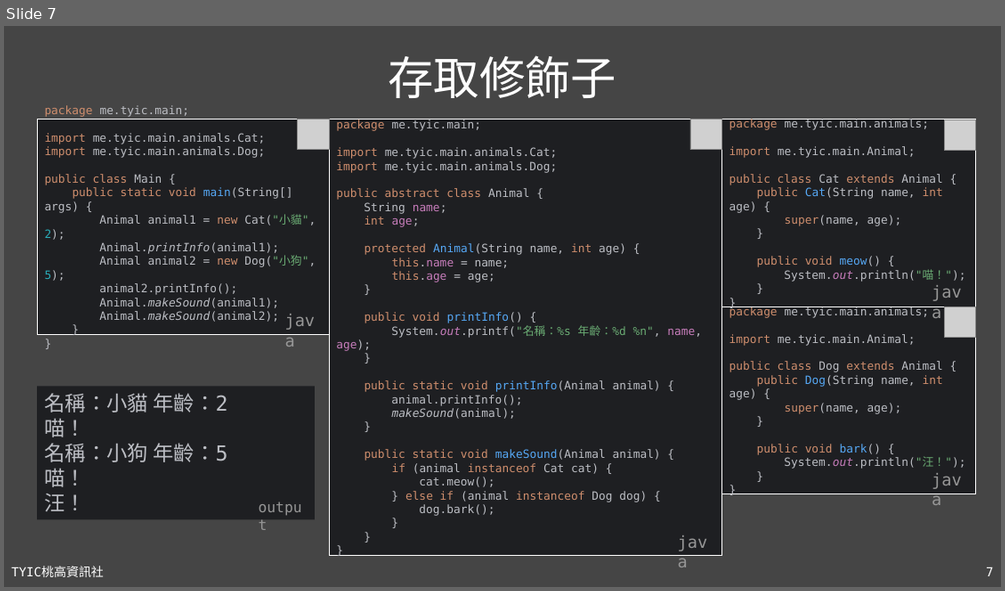
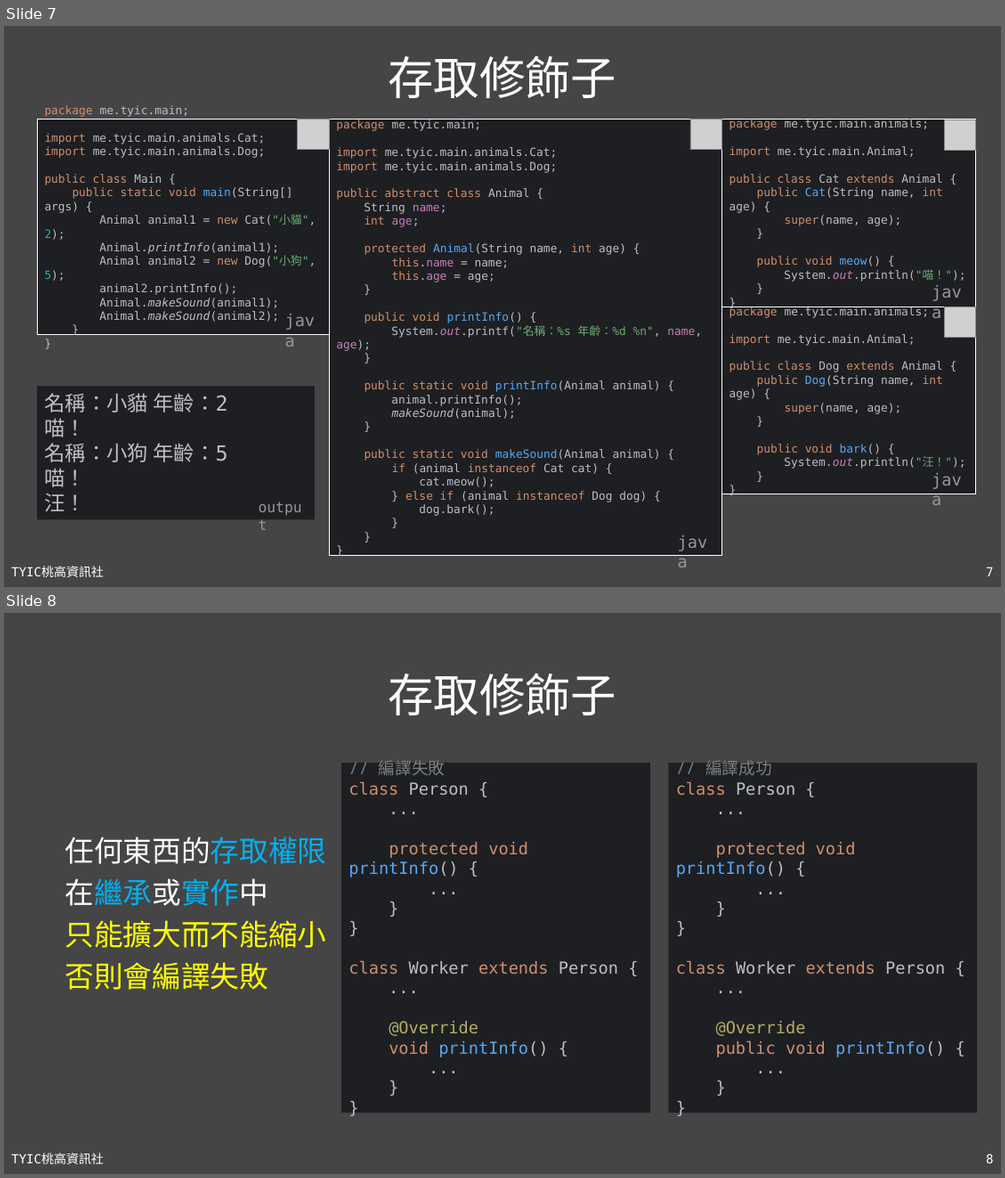
Before and after one commit to TYSHIC/slides, a slide deck: powerpoint/09_套件與存取修飾子.pptx. Shown one above the other, each under a label of ours: slide 7 before the commit, slides 7 and 8 after it. The pictures are 1005x591 and 1005x1178 pixels, drawn with LibreOffice and Linux fonts; fonts in the diff are those of the drawing; grey boxes stand for pictures. Boxes give left, top, right and bottom in pixels: in the first picture for what was removed or moved away, otherwise in the second. Text is boxed around its words. In the diff, an @@ line names an element or a change of style, - is before the commit and + after.

```diff
--- a/powerpoint/09_套件與存取修飾子.pptx
+++ b/powerpoint/09_套件與存取修飾子.pptx
@@ slide 8 added at box(4, 613, 1001, 1174), background #454545; not listed: 2 template elements that a slide beside it also shows @@
@@ title added at box(388, 673, 617, 715), 44 pt, text #FFFFFF @@
+存取修飾子
@@ rectangle added at box(341, 763, 650, 1112), fill #1E1F22, 16 pt, text #BCBEC4 @@
+// 編譯失敗
+class Person {
+...
+protected void printInfo() {
+...
+}
+}
+class Worker extends Person {
+...
+@Override
+void printInfo() {
+...
+}
+}
@@ rectangle added at box(669, 763, 978, 1112), fill #1E1F22, 16 pt, text #BCBEC4 @@
+// 編譯成功
+class Person {
+...
+protected void printInfo() {
+...
+}
+}
+class Worker extends Person {
+...
+@Override
+public void printInfo() {
+...
+}
+}
@@ text added at box(65, 836, 327, 989), 28 pt, text #FFFF00 @@
+任何東西的存取權限
+在繼承或實作中
+只能擴大而不能縮小
+否則會編譯失敗
```
Also in this commit, not shown: 7 other files.
